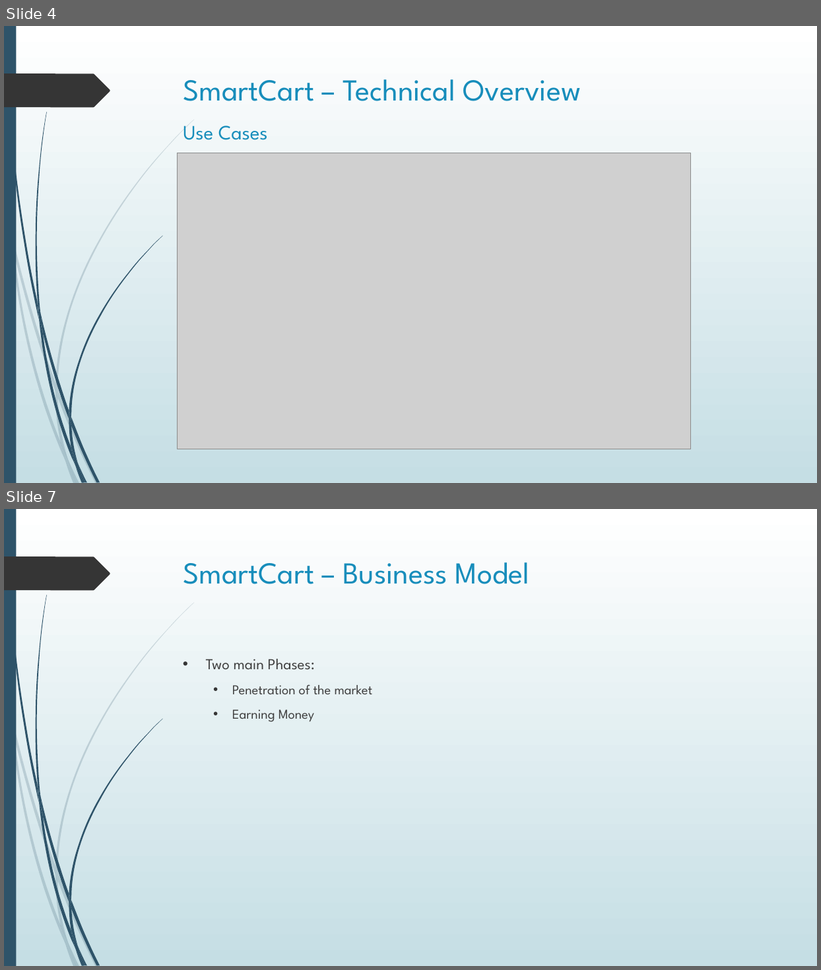
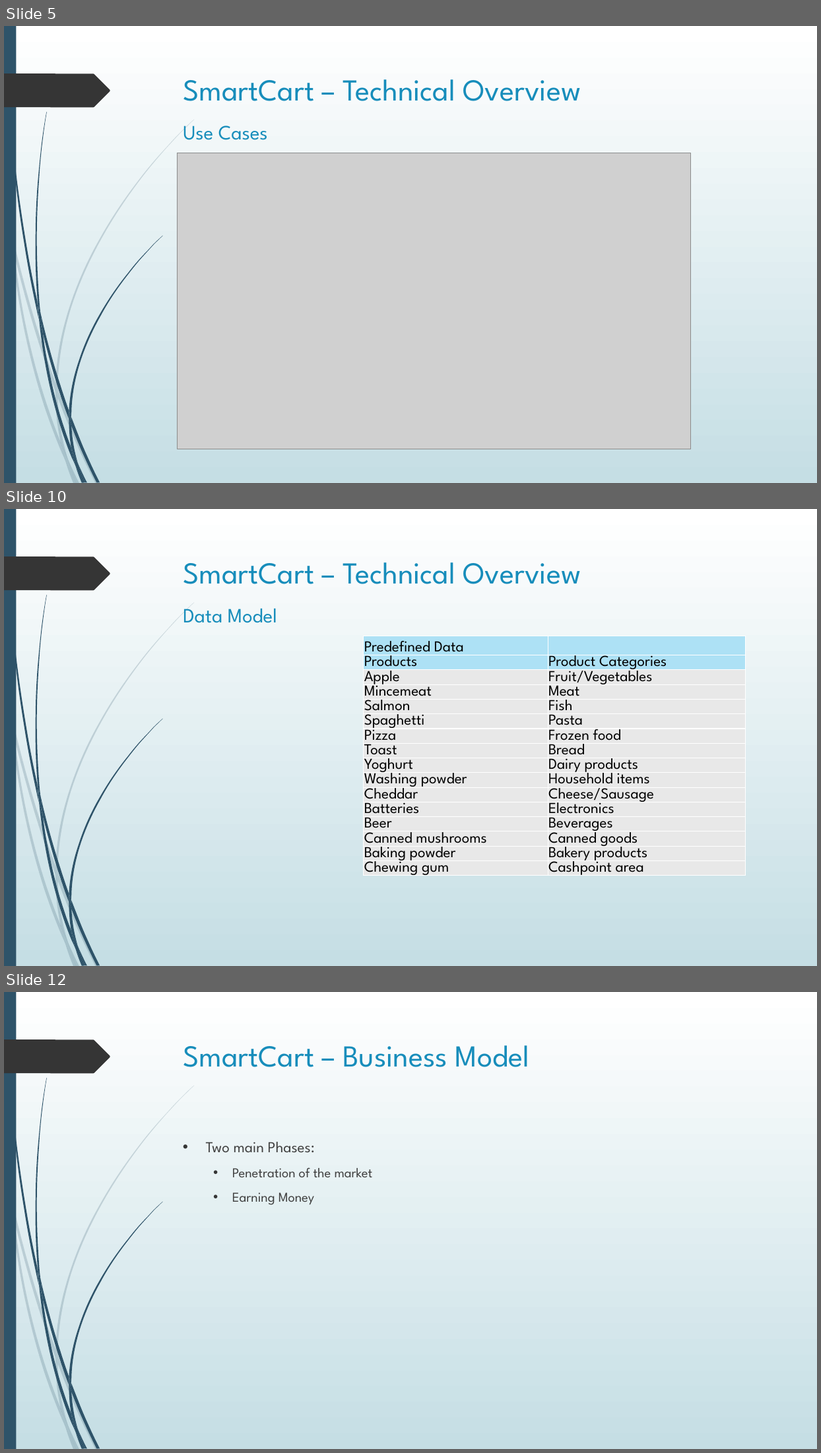
Before and after one commit to Pschkn/TAE_EmbeddedSystems, a slide deck: pm/presentations/SmartCart_Concept.pptx. Shown one above the other, each under a label of ours: slides 4 and 7 before the commit, slides 5, 10 and 12 after it; the slides between them are not shown. The pictures are 821x970 and 821x1453 pixels, drawn with LibreOffice and Linux fonts; fonts in the diff are those of the drawing; grey boxes stand for pictures. Boxes give left, top, right and bottom in pixels: in the first picture for what was removed or moved away, otherwise in the second. Text is boxed around its words. In the diff, an @@ line names an element or a change of style, - is before the commit and + after.

```diff
--- a/pm/presentations/SmartCart_Concept.pptx
+++ b/pm/presentations/SmartCart_Concept.pptx
@@ slide 10 added at [4, 509, 817, 966], background gradient #FFFFFF to #C5DEE5; not listed: 24 template elements that a slide beside it also shows @@
@@ title added at [183, 562, 581, 623], 36 pt, text #178DBB @@
+SmartCart – Technical Overview
+Data Model
@@ table added at [364, 636, 746, 939], 16 rows, 2 columns @@
+Predefined Data | 
+Products | Product Categories
+Apple | Fruit/Vegetables
+Mincemeat | Meat
+Salmon | Fish
+Spaghetti | Pasta
+Pizza | Frozen food
+Toast | Bread
+Yoghurt | Dairy products
+Washing powder | Household items
+Cheddar | Cheese/Sausage
+Batteries | Electronics
+Beer | Beverages
+Canned mushrooms | Canned goods
+Baking powder | Bakery products
+Chewing gum | Cashpoint area
@@ what was slide 4 is now slide 5 @@
@@ what was slide 7 is now slide 12 @@
```
Also in this commit, not shown: 2 slides changed, 5 other slides added, 1 slide removed, 5 other files.
